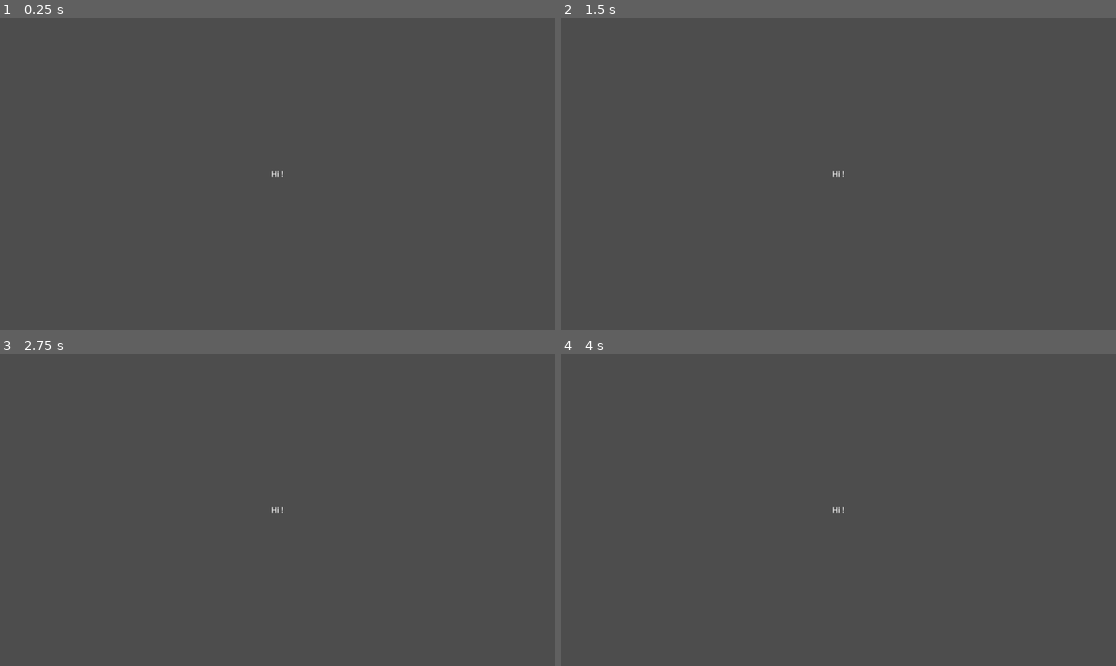
Above: before the commit, frames 1-4 (two rows, left to right).
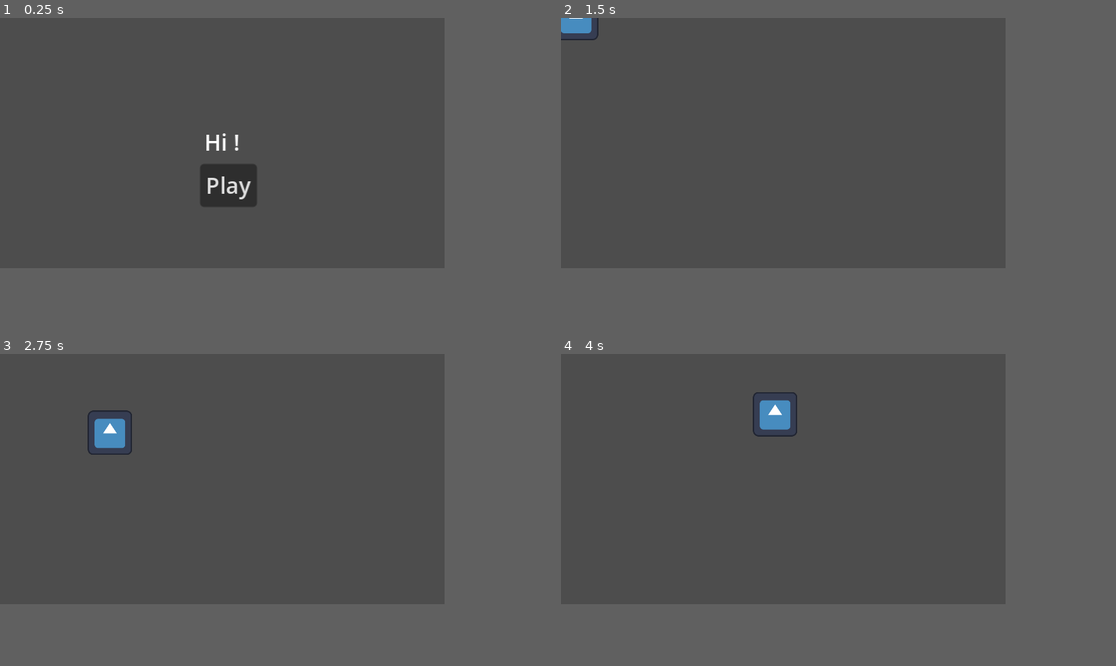
Above: after the commit, the same moments.

Repository: Dams4K/TestGithubPages
Game: Godot game, scene res://main.tscn
Two runs of this game, one before a commit and one after it. Both use one fixed random seed, a clock stepped at 60 frames per second and the inputs below. The engine's default icon, where the game draws it, is replaced by a stand-in: a white triangle on a blue panel in a dark square.
Inputs (mouse positions are in pixels of both pictures, inside the frame that each line leads up to):
- Up to frame 1 (0.25 s): no input
- Up to frame 2 (1.5 s): click (844, 227) at 0.5 s, where only the run after the commit has a clickable "Play"; tap Enter at 1.25 s; hold Right (ui_right) from 1.28 s (still down)
- Up to frame 3 (2.75 s): release Right (ui_right) at 2.03 s; hold Down (ui_down) from 2.03 s (still down)
- Up to frame 4 (4 s): release Down (ui_down) at 2.78 s; hold Right (ui_right) 2.78-3.53 s; hold Up (ui_up) from 3.53 s (still down)
In our replay, the window is 799x449 before the commit and 640x360 after it. These sizes can differ from the game's own. Grey fills any space a smaller window leaves; there, only what the larger window draws over its background counts as a difference.

The runs differ from the first frame. In frame 1, 1.4% of the frame differs, in the area x 36-51%, y 36-61%; in frame 2, 0.3%; in frame 3, 0.7%; in frame 4, 0.7%.

Commit message:
player go brrr

Diff:
--- /dev/null
+++ b/game.tscn
@@ -0,0 +1,7 @@
+[gd_scene load_steps=2 format=3 uid="uid://k8acfrxyaktw"]
+
+[ext_resource type="PackedScene" uid="uid://wxreggv2kutg" path="res://player.tscn" id="1_wx8kn"]
+
+[node name="Game" type="Node2D"]
+
+[node name="Player" parent="." instance=ExtResource("1_wx8kn")]
--- /dev/null
+++ b/main.gd
@@ -0,0 +1,15 @@
+extends Control
+
+
+# Called when the node enters the scene tree for the first time.
+func _ready() -> void:
+	pass # Replace with function body.
+
+
+# Called every frame. 'delta' is the elapsed time since the previous frame.
+func _process(delta: float) -> void:
+	pass
+
+
+func _on_button_pressed() -> void:
+	get_tree().change_scene_to_file("res://game.tscn")
--- a/main.tscn
+++ b/main.tscn
@@ -1,4 +1,6 @@
-[gd_scene format=3 uid="uid://bsw1d1pq4ygvj"]
+[gd_scene load_steps=2 format=3 uid="uid://bsw1d1pq4ygvj"]
+
+[ext_resource type="Script" path="res://main.gd" id="1_lokme"]
 
 [node name="Main" type="Control"]
 layout_mode = 3
@@ -7,6 +9,7 @@
 anchor_bottom = 1.0
 grow_horizontal = 2
 grow_vertical = 2
+script = ExtResource("1_lokme")
 
 [node name="Label" type="Label" parent="."]
 layout_mode = 1
@@ -24,3 +27,13 @@
 text = "Hi !"
 horizontal_alignment = 1
 vertical_alignment = 1
+
+[node name="Button" type="Button" parent="."]
+layout_mode = 0
+offset_left = 144.0
+offset_top = 105.0
+offset_right = 152.0
+offset_bottom = 113.0
+text = "Play"
+
+[connection signal="pressed" from="Button" to="." method="_on_button_pressed"]
--- /dev/null
+++ b/player.gd
@@ -0,0 +1,18 @@
+extends CharacterBody2D
+
+@export var ACCELERATION: float = 500.0
+@export var MAX_SPEED: float = 100.0
+@export var FRICTION: float = 500.0
+
+func _physics_process(delta: float) -> void:
+	var input_vector: Vector2 = Vector2.ZERO
+	input_vector.x = Input.get_axis("ui_left", "ui_right")
+	input_vector.y = Input.get_axis("ui_up", "ui_down")
+	input_vector = input_vector.normalized()
+
+	if input_vector != Vector2.ZERO:
+		velocity = velocity.move_toward(input_vector * MAX_SPEED, ACCELERATION * delta)
+	else:
+		velocity = velocity.move_toward(Vector2.ZERO, FRICTION * delta)
+
+	move_and_slide()
--- /dev/null
+++ b/player.tscn
@@ -0,0 +1,11 @@
+[gd_scene load_steps=3 format=3 uid="uid://wxreggv2kutg"]
+
+[ext_resource type="Script" path="res://player.gd" id="1_e8b24"]
+[ext_resource type="Texture2D" uid="uid://bl5ti0b4to8gc" path="res://icon.svg" id="2_g400t"]
+
+[node name="Player" type="CharacterBody2D"]
+script = ExtResource("1_e8b24")
+
+[node name="Sprite2D" type="Sprite2D" parent="."]
+scale = Vector2(0.25, 0.25)
+texture = ExtResource("2_g400t")
--- a/project.godot
+++ b/project.godot
@@ -15,6 +15,14 @@
 config/features=PackedStringArray("4.0", "GL Compatibility")
 config/icon="res://icon.svg"
 
+[display]
+
+window/size/viewport_width=320
+window/size/viewport_height=180
+window/size/window_width_override=960
+window/size/window_height_override=540
+window/stretch/mode="canvas_items"
+
 [rendering]
 
 renderer/rendering_method="gl_compatibility"
Not shown, changed: .gitignore
